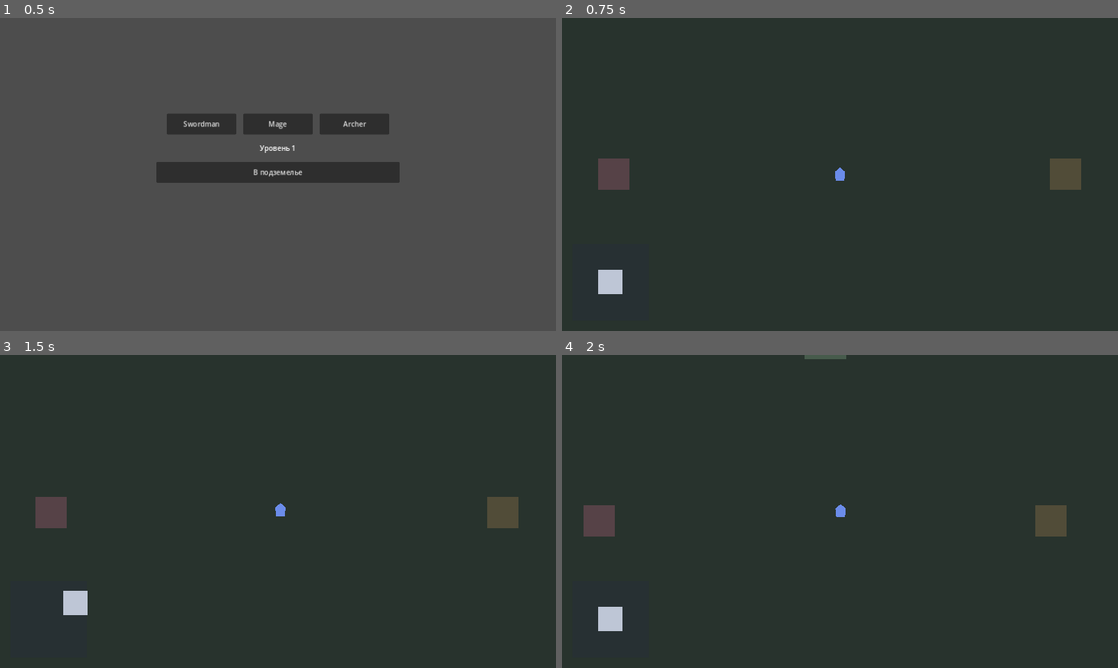
Above: before the commit, frames 1-4 (two rows, left to right).
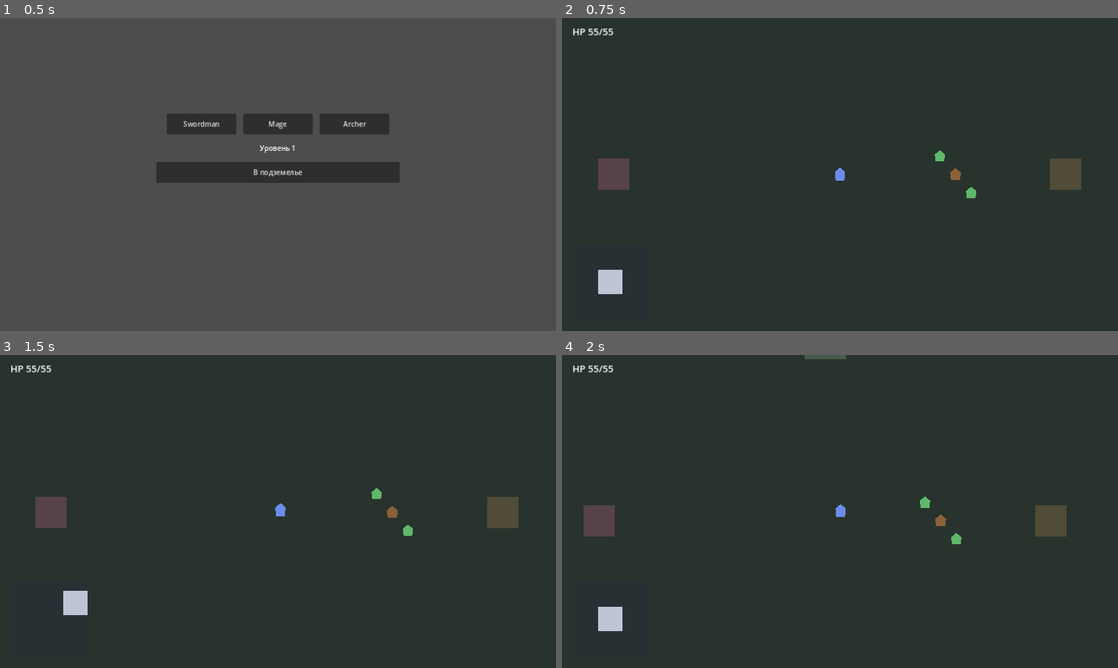
Above: after the commit, the same moments.

Repository: SwaTik91/RagRogue2.5
Game: Godot game, scene res://scenes/hub/hub.tscn
Two runs of this game, one before a commit and one after it. Both use one fixed random seed, a clock stepped at 60 frames per second and the inputs below.
Inputs (mouse positions are in pixels of both pictures, inside the frame that each line leads up to):
- Up to frame 1 (0.5 s): no input
- Up to frame 2 (0.75 s): click "В подземелье" at 0.5 s
- Up to frame 3 (1.5 s): tap Enter at 1.25 s; drag from (50, 617) to (333, 442) at 1.27 s
- Up to frame 4 (2 s): no input

Frame 1 is identical in both runs. In frame 2, 0.3% of the frame differs, in the area x 2-75%, y 3-58%; in frame 3, 0.3%; in frame 4, 0.3%, in the area x 2-72%, y 3-61%.

Commit message:
feat: dungeon auto-combat and defeat flow
Co-authored-by: SwaTik91 <SwaTik91@users.noreply.github.com>

Diff:
--- /dev/null
+++ b/data/monsters.json
@@ -0,0 +1,5 @@
+[
+  {"id": "cave_slime", "name": "Cave Slime", "tier": 1, "hp": 20, "atk": 3, "def": 0},
+  {"id": "stone_beetle", "name": "Stone Beetle", "tier": 2, "hp": 35, "atk": 5, "def": 2},
+  {"id": "act_boss", "name": "Vault Warden", "tier": 5, "hp": 120, "atk": 8, "def": 3}
+]
--- a/scenes/dungeon/dungeon.tscn
+++ b/scenes/dungeon/dungeon.tscn
@@ -1,7 +1,9 @@
-[gd_scene load_steps=5 format=3]
+[gd_scene load_steps=7 format=3]
 
+[ext_resource type="Script" path="res://scripts/dungeon/dungeon_controller.gd" id="1_dc"]
 [ext_resource type="PackedScene" path="res://scenes/dungeon/player.tscn" id="1_player"]
 [ext_resource type="PackedScene" path="res://scenes/ui/virtual_stick.tscn" id="2_stick"]
+[ext_resource type="Script" path="res://scripts/dungeon/combat_director.gd" id="3_cd"]
 
 [sub_resource type="RectangleShape2D" id="WallH"]
 size = Vector2(4080, 80)
@@ -10,6 +12,7 @@
 size = Vector2(80, 2640)
 
 [node name="Dungeon" type="Node2D"]
+script = ExtResource("1_dc")
 
 [node name="Floor" type="Polygon2D" parent="."]
 color = Color(0.16, 0.2, 0.18, 1)
@@ -53,8 +56,32 @@
 position = Vector2(2000, 0)
 shape = SubResource("WallV")
 
+[node name="Enemies" type="Node2D" parent="."]
+
 [node name="Player" parent="." instance=ExtResource("1_player")]
+
+[node name="CombatDirector" type="Node" parent="."]
+script = ExtResource("3_cd")
 
 [node name="HUD" type="CanvasLayer" parent="."]
 
+[node name="HpLabel" type="Label" parent="HUD"]
+offset_left = 24.0
+offset_top = 16.0
+offset_right = 280.0
+offset_bottom = 48.0
+theme_override_font_sizes/font_size = 22
+text = "HP --/--"
+
+[node name="BannerLabel" type="Label" parent="HUD"]
+anchors_preset = 5
+anchor_left = 0.5
+anchor_right = 0.5
+offset_left = -220.0
+offset_top = 16.0
+offset_right = 220.0
+offset_bottom = 52.0
+theme_override_font_sizes/font_size = 24
+horizontal_alignment = 1
+
 [node name="VirtualStick" parent="HUD" instance=ExtResource("2_stick")]
--- /dev/null
+++ b/scenes/dungeon/enemy.tscn
@@ -0,0 +1,17 @@
+[gd_scene load_steps=3 format=3]
+
+[ext_resource type="Script" path="res://scripts/dungeon/enemy_actor.gd" id="1_enemy"]
+
+[sub_resource type="CircleShape2D" id="CircleShape2D_body"]
+radius = 14.0
+
+[node name="Enemy" type="CharacterBody2D"]
+motion_mode = 1
+script = ExtResource("1_enemy")
+
+[node name="CollisionShape2D" type="CollisionShape2D" parent="."]
+shape = SubResource("CircleShape2D_body")
+
+[node name="Body" type="Polygon2D" parent="."]
+color = Color(0.38, 0.72, 0.42, 1)
+polygon = PackedVector2Array(0, -14, 12, -4, 10, 12, -10, 12, -12, -4)
--- a/scenes/hub/hub.tscn
+++ b/scenes/hub/hub.tscn
@@ -60,3 +60,20 @@
 custom_minimum_size = Vector2(0, 48)
 layout_mode = 2
 text = "В подземелье"
+
+[node name="ToastLabel" type="Label" parent="."]
+unique_name_in_owner = true
+visible = false
+layout_mode = 1
+anchors_preset = 5
+anchor_left = 0.5
+anchor_right = 0.5
+offset_left = -200.0
+offset_top = 28.0
+offset_right = 200.0
+offset_bottom = 64.0
+grow_horizontal = 2
+theme_override_colors/font_color = Color(0.92, 0.32, 0.32, 1)
+theme_override_font_sizes/font_size = 28
+text = "Поражение"
+horizontal_alignment = 1
--- a/scripts/app/game_session.gd
+++ b/scripts/app/game_session.gd
@@ -7,6 +7,7 @@
 var active_class: int = ClassId.Value.SWORDMAN
 var run: RunState = RunState.new()
 var save_path: String = DEFAULT_SAVE_PATH
+var pending_toast: String = ""
 
 var _heroes: Array = []
 
@@ -43,3 +44,9 @@
 	var rng := RandomNumberGenerator.new()
 	rng.randomize()
 	run.start_act(rng)
+
+
+func apply_defeat() -> void:
+	RewardResolver.apply_death(active_hero(), run)
+	pending_toast = "Поражение"
+	persist()
--- a/scripts/domain/floor_gen.gd
+++ b/scripts/domain/floor_gen.gd
@@ -8,14 +8,23 @@
 	var rooms: Array = []
 	var combat_count := 2 + rng.randi_range(1, 2)
 	for _i in combat_count:
-		rooms.append(_room(RoomType.Value.COMBAT, ["mob_a"]))
+		rooms.append(_room(RoomType.Value.COMBAT, _combat_ids(floor_index, rng)))
 	if rng.randf() < 0.5:
 		rooms.append(_room(RoomType.Value.EVENT, []))
 	rooms.append(_room(RoomType.Value.LOOT, []))
 	_shuffle(rooms, rng)
 	if floor_index == ACT_FLOOR_COUNT - 1:
-		rooms.append(_room(RoomType.Value.BOSS, ["boss_act1"]))
+		rooms.append(_room(RoomType.Value.BOSS, ["act_boss"]))
 	return rooms
+
+
+static func _combat_ids(floor_index: int, rng: RandomNumberGenerator) -> Array:
+	var pack: Array = ["cave_slime"]
+	if floor_index >= 1 or rng.randf() < 0.5:
+		pack.append("stone_beetle")
+	if floor_index >= 2 or rng.randf() < 0.4:
+		pack.append("cave_slime")
+	return pack
 
 
 static func _room(type: int, monster_ids: Array) -> Dictionary:
--- /dev/null
+++ b/scripts/dungeon/combat_director.gd
@@ -0,0 +1,287 @@
+extends Node
+
+const AGGRO_RADIUS := 180.0
+const MELEE_RANGE := 90.0
+const RANGED_RANGE := 160.0
+const AOE_RADIUS := 160.0
+const BASIC_CD_KEY := "_basic"
+const BASIC_CD := 1.0
+const ENEMY_ATTACK_RANGE := 90.0
+const ENEMY_BASIC_CD := 1.0
+
+var player: Node = null
+var enemies: Array = []
+var combat_paused: bool = false
+var defeated: bool = false
+var room_cleared: bool = false
+
+
+func attack_range_for_class(class_id: int) -> float:
+	if class_id == ClassId.Value.SWORDMAN:
+		return MELEE_RANGE
+	return RANGED_RANGE
+
+
+func to_combatant(pos: Vector2, hp: float) -> Dictionary:
+	return {"pos": pos, "hp": hp}
+
+
+func tick_cds(cds: Dictionary, delta: float) -> void:
+	for key in cds.keys():
+		cds[key] = maxf(0.0, float(cds[key]) - delta)
+
+
+func player_act(player_state: Dictionary, foes: Array, skills: Array, cds: Dictionary) -> Dictionary:
+	var empty := {"applied": false, "skill_id": "", "target_index": -1, "damage": 0}
+	var idx: int = AutoCombat.pick_target(player_state.pos, foes)
+	if idx < 0:
+		return empty
+	var target: Dictionary = foes[idx]
+	var dist: float = player_state.pos.distance_to(target.pos)
+	if dist > AGGRO_RADIUS:
+		return empty
+	var in_aoe := _count_in_range(player_state.pos, foes, AOE_RADIUS)
+	var skill_id := AutoCombat.pick_skill(
+		skills,
+		cds,
+		float(player_state.hp),
+		float(player_state.hp_max),
+		in_aoe
+	)
+	var skill := _find_skill(skills, skill_id)
+	if skill != null and skill.kind == "heal":
+		var heal := maxi(1, skill.power)
+		player_state.hp = minf(float(player_state.hp_max), float(player_state.hp) + float(heal))
+		cds[skill.id] = skill.cooldown
+		return {"applied": true, "skill_id": skill.id, "target_index": -1, "damage": -heal}
+	var reach := attack_range_for_class(int(player_state.get("class_id", 0)))
+	if dist > reach:
+		return empty
+	if skill != null and skill.kind == "aoe":
+		var dealt := 0
+		for foe in foes:
+			if float(foe.get("hp", 0)) <= 0.0:
+				continue
+			if player_state.pos.distance_to(foe.pos) > AOE_RADIUS:
+				continue
+			var aoe_dmg := AutoCombat.skill_damage(skill.power, int(player_state.atk), int(foe.get("def", 0)))
+			foe.hp = maxf(0.0, float(foe.hp) - float(aoe_dmg))
+			dealt = aoe_dmg
+		cds[skill.id] = skill.cooldown
+		return {"applied": true, "skill_id": skill.id, "target_index": idx, "damage": dealt}
+	if skill != null:
+		var skill_dmg := AutoCombat.skill_damage(skill.power, int(player_state.atk), int(target.get("def", 0)))
+		target.hp = maxf(0.0, float(target.hp) - float(skill_dmg))
+		cds[skill.id] = skill.cooldown
+		return {"applied": true, "skill_id": skill.id, "target_index": idx, "damage": skill_dmg}
+	if float(cds.get(BASIC_CD_KEY, 0.0)) > 0.0:
+		return empty
+	var basic_dmg := AutoCombat.basic_damage(int(player_state.atk), int(target.get("def", 0)))
+	target.hp = maxf(0.0, float(target.hp) - float(basic_dmg))
+	cds[BASIC_CD_KEY] = BASIC_CD
+	return {"applied": true, "skill_id": "", "target_index": idx, "damage": basic_dmg}
+
+
+func enemy_act(enemy: Dictionary, player_state: Dictionary, cds: Dictionary) -> Dictionary:
+	var empty := {"applied": false, "damage": 0}
+	if float(enemy.get("hp", 0.0)) <= 0.0:
+		return empty
+	var dist: float = enemy.pos.distance_to(player_state.pos)
+	if dist > AGGRO_RADIUS or dist > ENEMY_ATTACK_RANGE:
+		return empty
+	if float(cds.get(BASIC_CD_KEY, 0.0)) > 0.0:
+		return empty
+	var dmg := AutoCombat.basic_damage(int(enemy.get("atk", 1)), int(player_state.get("def", 0)))
+	player_state.hp = maxf(0.0, float(player_state.hp) - float(dmg))
+	cds[BASIC_CD_KEY] = ENEMY_BASIC_CD
+	return {"applied": true, "damage": dmg}
+
+
+func simulate_tick(
+	player_state: Dictionary,
+	foes: Array,
+	skills: Array,
+	player_cds: Dictionary,
+	enemy_cds: Array,
+	delta: float
+) -> Dictionary:
+	tick_cds(player_cds, delta)
+	for i in enemy_cds.size():
+		tick_cds(enemy_cds[i], delta)
+	player_act(player_state, foes, skills, player_cds)
+	for i in foes.size():
+		var ecds: Dictionary = enemy_cds[i] if i < enemy_cds.size() else {}
+		enemy_act(foes[i], player_state, ecds)
+	var any_alive := false
+	for foe in foes:
+		if float(foe.get("hp", 0.0)) > 0.0:
+			any_alive = true
+			break
+	var is_defeated := float(player_state.get("hp", 0.0)) <= 0.0
+	return {
+		"player_hp": player_state.hp,
+		"defeated": is_defeated,
+		"room_cleared": (not any_alive) and foes.size() > 0 and not is_defeated
+	}
+
+
+func _physics_process(delta: float) -> void:
+	if combat_paused or defeated:
+		return
+	if player == null or not is_instance_valid(player):
+		return
+	var player_state := _read_player()
+	var foes := _read_enemies()
+	var enemy_cds := _read_enemy_cds()
+	var skills: Array = player.skills if "skills" in player else []
+	var player_cds: Dictionary = player.cds if "cds" in player else {}
+	var result := simulate_tick(player_state, foes, skills, player_cds, enemy_cds, delta)
+	_write_player(player_state)
+	_write_enemies(foes)
+	if "cds" in player:
+		player.cds = player_cds
+	_write_enemy_cds(enemy_cds)
+	_chase_aggro_enemies()
+	if result.defeated:
+		defeated = true
+		_handle_defeat()
+	elif result.room_cleared:
+		combat_paused = true
+		room_cleared = true
+		_handle_room_clear()
+
+
+func _read_player() -> Dictionary:
+	var pos: Vector2 = player.global_position if player.is_inside_tree() else player.position
+	return {
+		"pos": pos,
+		"hp": float(player.hp),
+		"hp_max": float(player.hp_max),
+		"atk": int(player.atk),
+		"def": int(player.defense),
+		"class_id": int(player.class_id)
+	}
+
+
+func _read_enemies() -> Array:
+	var out: Array = []
+	for node in enemies:
+		if node == null or not is_instance_valid(node):
+			continue
+		var pos: Vector2 = node.global_position if node.is_inside_tree() else node.position
+		out.append({
+			"pos": pos,
+			"hp": float(node.hp),
+			"atk": int(node.atk),
+			"def": int(node.defense),
+			"node": node
+		})
+	return out
+
+
+func _read_enemy_cds() -> Array:
+	var out: Array = []
+	for node in enemies:
+		if node == null or not is_instance_valid(node):
+			out.append({})
+			continue
+		out.append(node.cds if "cds" in node else {})
+	return out
+
+
+func _write_player(player_state: Dictionary) -> void:
+	var before := float(player.hp)
+	player.hp = float(player_state.hp)
+	if player.hp < before:
+		_spawn_float(player.position, "-%d" % int(before - player.hp), Color(1, 0.45, 0.4))
+
+
+func _write_enemies(foes: Array) -> void:
+	for foe in foes:
+		var node = foe.get("node")
+		if node == null or not is_instance_valid(node):
+			continue
+		var before := float(node.hp)
+		node.hp = float(foe.hp)
+		if node.hp < before:
+			_spawn_float(node.position, "-%d" % int(before - node.hp), Color(1, 0.86, 0.35))
+		if node.has_method("refresh_alive"):
+			node.refresh_alive()
+
+
+func _write_enemy_cds(enemy_cds: Array) -> void:
+	for i in enemies.size():
+		var node = enemies[i]
+		if node == null or not is_instance_valid(node) or i >= enemy_cds.size():
+			continue
+		node.cds = enemy_cds[i]
+
+
+func _chase_aggro_enemies() -> void:
+	if player == null or not is_instance_valid(player):
+		return
+	var player_pos: Vector2 = player.global_position if player.is_inside_tree() else player.position
+	for node in enemies:
+		if node == null or not is_instance_valid(node):
+			continue
+		if float(node.hp) <= 0.0:
+			if node is CharacterBody2D:
+				node.velocity = Vector2.ZERO
+			continue
+		var pos: Vector2 = node.global_position if node.is_inside_tree() else node.position
+		var dist := pos.distance_to(player_pos)
+		if node is CharacterBody2D and dist <= AGGRO_RADIUS and dist > ENEMY_ATTACK_RANGE:
+			var dir := (player_pos - pos).normalized()
+			node.velocity = dir * float(node.move_speed)
+			node.move_and_slide()
+		elif node is CharacterBody2D:
+			node.velocity = Vector2.ZERO
+
+
+func _spawn_float(world_pos: Vector2, text: String, color: Color) -> void:
+	var parent := get_parent()
+	if parent == null:
+		return
+	var label := Label.new()
+	label.text = text
+	label.modulate = color
+	label.position = world_pos + Vector2(-12, -28)
+	parent.add_child(label)
+	var tween := parent.create_tween()
+	tween.tween_property(label, "position", label.position + Vector2(0, -36), 0.55)
+	tween.parallel().tween_property(label, "modulate:a", 0.0, 0.55)
+	tween.tween_callback(label.queue_free)
+
+
+func _handle_defeat() -> void:
+	var session := get_node_or_null("/root/GameSession")
+	if session != null and session.has_method("apply_defeat"):
+		session.apply_defeat()
+	var tree := get_tree()
+	if tree != null:
+		tree.change_scene_to_file("res://scenes/hub/hub.tscn")
+
+
+func _handle_room_clear() -> void:
+	var parent := get_parent()
+	if parent != null and parent.has_method("on_combat_room_cleared"):
+		parent.on_combat_room_cleared()
+
+
+func _count_in_range(origin: Vector2, foes: Array, radius: float) -> int:
+	var count := 0
+	for foe in foes:
+		if float(foe.get("hp", 0.0)) <= 0.0:
+			continue
+		if origin.distance_to(foe.pos) <= radius:
+			count += 1
+	return count
+
+
+func _find_skill(skills: Array, skill_id: String) -> SkillDef:
+	if skill_id == "":
+		return null
+	for item in skills:
+		if item is SkillDef and item.id == skill_id:
+			return item
+	return null
--- /dev/null
+++ b/scripts/dungeon/dungeon_controller.gd
@@ -0,0 +1,139 @@
+extends Node2D
+
+var _director: Node = null
+var _player: Node = null
+var _enemies_root: Node2D = null
+var _monster_table: Dictionary = {}
+var _hp_label: Label = null
+var _banner: Label = null
+
+
+func _ready() -> void:
+	_monster_table = _load_monster_table()
+	_player = get_node_or_null("Player")
+	_director = get_node_or_null("CombatDirector")
+	_enemies_root = get_node_or_null("Enemies") as Node2D
+	if _enemies_root == null:
+		_enemies_root = Node2D.new()
+		_enemies_root.name = "Enemies"
+		add_child(_enemies_root)
+	_hp_label = get_node_or_null("HUD/HpLabel") as Label
+	_banner = get_node_or_null("HUD/BannerLabel") as Label
+	spawn_current_room()
+
+
+func _process(_delta: float) -> void:
+	_refresh_hp_label()
+
+
+func spawn_plan(monster_ids: Array) -> Array:
+	if _monster_table.is_empty():
+		_monster_table = _load_monster_table()
+	var plan: Array = []
+	for raw_id in monster_ids:
+		var mid := str(raw_id)
+		if _monster_table.has(mid):
+			plan.append(_monster_table[mid].duplicate(true))
+	return plan
+
+
+func current_room_monster_ids(run: RunState) -> Array:
+	if run == null or run.room_index < 0 or run.room_index >= run.rooms.size():
+		return []
+	var room = run.rooms[run.room_index]
+	if room is Dictionary:
+		return room.get("monster_ids", [])
+	return []
+
+
+func spawn_current_room() -> void:
+	var session := get_node_or_null("/root/GameSession")
+	if session == null or not ("run" in session):
+		return
+	_clear_enemies()
+	var plan := spawn_plan(current_room_monster_ids(session.run))
+	for i in plan.size():
+		var enemy := _make_enemy(plan[i], i, plan.size())
+		_enemies_root.add_child(enemy)
+	_bind_director()
+	if _banner != null and not plan.is_empty():
+		_banner.text = ""
+
+
+func on_combat_room_cleared() -> void:
+	if _banner != null:
+		_banner.text = "Комната зачищена"
+	var session := get_node_or_null("/root/GameSession")
+	if session == null or not ("run" in session):
+		return
+	# Task 9 will insert the upgrade pick before advancing.
+	session.run.on_room_cleared()
+	if session.run.floor_index >= FloorGen.ACT_FLOOR_COUNT:
+		return
+	var timer := get_tree().create_timer(0.9)
+	timer.timeout.connect(spawn_current_room, CONNECT_ONE_SHOT)
+
+
+func spawn_plan_positions(count: int) -> Array:
+	var out: Array = []
+	for i in count:
+		out.append(_pack_position(i, count))
+	return out
+
+
+func _make_enemy(def: Dictionary, index: int, count: int) -> Node:
+	var packed: PackedScene = load("res://scenes/dungeon/enemy.tscn")
+	var enemy: Node
+	if packed != null:
+		enemy = packed.instantiate()
+	else:
+		enemy = load("res://scripts/dungeon/enemy_actor.gd").new()
+	if enemy.has_method("bind_monster"):
+		enemy.bind_monster(def)
+	enemy.position = _pack_position(index, count)
+	return enemy
+
+
+func _pack_position(index: int, count: int) -> Vector2:
+	var col := index % 3
+	var row := int(index / 3)
+	var centered := float(col) - minf(1.0, float(count - 1) * 0.5)
+	return Vector2(230.0 + float(col) * 36.0, centered * 42.0 + float(row) * 46.0)
+
+
+func _bind_director() -> void:
+	if _director == null:
+		return
+	_director.player = _player
+	_director.enemies = _enemies_root.get_children()
+	_director.combat_paused = false
+	_director.defeated = false
+	_director.room_cleared = false
+
+
+func _clear_enemies() -> void:
+	if _enemies_root == null:
+		return
+	for child in _enemies_root.get_children():
+		_enemies_root.remove_child(child)
+		child.free()
+
+
+func _refresh_hp_label() -> void:
+	if _hp_label == null or _player == null or not is_instance_valid(_player):
+		return
+	_hp_label.text = "HP %d/%d" % [maxi(0, int(_player.hp)), int(_player.hp_max)]
+
+
+func _load_monster_table() -> Dictionary:
+	var table := {}
+	var file := FileAccess.open("res://data/monsters.json", FileAccess.READ)
+	if file == null:
+		return table
+	var parsed = JSON.parse_string(file.get_as_text())
+	if not (parsed is Array):
+		return table
+	for item in parsed:
+		if item is Dictionary and item.has("id"):
+			table[str(item["id"])] = item
+	return table
--- /dev/null
+++ b/scripts/dungeon/enemy_actor.gd
@@ -0,0 +1,53 @@
+extends CharacterBody2D
+
+var monster_id: String = ""
+var display_name: String = ""
+var hp: float = 1.0
+var hp_max: float = 1.0
+var atk: int = 1
+var defense: int = 0
+var tier: int = 1
+var move_speed: float = 80.0
+var cds: Dictionary = {}
+
+
+func bind_monster(def: Dictionary) -> void:
+	monster_id = str(def.get("id", ""))
+	display_name = str(def.get("name", monster_id))
+	hp_max = float(def.get("hp", 1))
+	hp = hp_max
+	atk = int(def.get("atk", 1))
+	defense = int(def.get("def", 0))
+	tier = int(def.get("tier", 1))
+	cds.clear()
+	_apply_look()
+	refresh_alive()
+
+
+func to_combatant() -> Dictionary:
+	var pos := global_position if is_inside_tree() else position
+	return {"pos": pos, "hp": hp}
+
+
+func refresh_alive() -> void:
+	var alive := hp > 0.0
+	visible = alive
+	var shape := get_node_or_null("CollisionShape2D") as CollisionShape2D
+	if shape != null:
+		shape.disabled = not alive
+
+
+func _apply_look() -> void:
+	var body := get_node_or_null("Body") as Polygon2D
+	if body == null:
+		return
+	match monster_id:
+		"stone_beetle":
+			body.color = Color(0.55, 0.38, 0.22, 1)
+			scale = Vector2(1.05, 1.05)
+		"act_boss":
+			body.color = Color(0.55, 0.22, 0.62, 1)
+			scale = Vector2(1.7, 1.7)
+		_:
+			body.color = Color(0.38, 0.72, 0.42, 1)
+			scale = Vector2.ONE
--- a/scripts/dungeon/player_controller.gd
+++ b/scripts/dungeon/player_controller.gd
@@ -3,6 +3,13 @@
 const EDITOR_FEATURE := "editor"
 
 var move_speed: float = CombatStats.MOVE_SPEED
+var hp: float = 1.0
+var hp_max: float = 1.0
+var atk: int = 1
+var defense: int = 1
+var class_id: int = ClassId.Value.SWORDMAN
+var skills: Array = []
+var cds: Dictionary = {}
 var _move_vector: Vector2 = Vector2.ZERO
 var _stick: Node = null
 
@@ -18,6 +25,18 @@
 		return
 	var stats := CombatStats.from_hero(hero)
 	move_speed = float(stats.move_speed)
+	atk = int(stats.atk)
+	defense = int(stats.def)
+	hp_max = float(stats.hp_max)
+	hp = hp_max
+	class_id = hero.class_id
+	skills = _load_class_skills(hero)
+	cds.clear()
+
+
+func to_combatant() -> Dictionary:
+	var pos := global_position if is_inside_tree() else position
+	return {"pos": pos, "hp": hp}
 
 
 func set_move_vector(v: Vector2) -> void:
@@ -92,6 +111,29 @@
 		bind_hero(hero)
 
 
+func _load_class_skills(hero: Hero) -> Array:
+	var loaded: Array = []
+	var file := FileAccess.open("res://data/skills.json", FileAccess.READ)
+	if file == null:
+		return loaded
+	var parsed = JSON.parse_string(file.get_as_text())
+	if not (parsed is Array):
+		return loaded
+	var allowed: Dictionary = {}
+	for sid in hero.skill_ids:
+		allowed[str(sid)] = true
+	for item in parsed:
+		if not (item is Dictionary):
+			continue
+		if int(item.get("class_id", -1)) != hero.class_id:
+			continue
+		var sid := str(item.get("id", ""))
+		if not allowed.is_empty() and not allowed.has(sid):
+			continue
+		loaded.append(SkillDef.from_dict(item))
+	return loaded
+
+
 func _make_camera_current() -> void:
 	var cam := get_node_or_null("Camera2D") as Camera2D
 	if cam == null:
--- a/scripts/ui/hub_controller.gd
+++ b/scripts/ui/hub_controller.gd
@@ -5,6 +5,7 @@
 @onready var mage_button: Button = %MageButton
 @onready var archer_button: Button = %ArcherButton
 @onready var enter_button: Button = %EnterButton
+@onready var toast_label: Label = get_node_or_null("%ToastLabel") as Label
 
 
 func _ready() -> void:
@@ -13,23 +14,62 @@
 	archer_button.pressed.connect(func() -> void: select_class(ClassId.Value.ARCHER))
 	enter_button.pressed.connect(enter_dungeon)
 	_refresh_level()
+	_show_toast(consume_pending_toast())
 
 
 func select_class(class_id: int) -> void:
-	GameSession.active_class = class_id
-	GameSession.persist()
+	var session := _game_session()
+	if session == null:
+		return
+	session.active_class = class_id
+	session.persist()
 	_refresh_level()
 
 
 func enter_dungeon() -> void:
-	GameSession.start_run()
+	var session := _game_session()
+	if session != null:
+		session.start_run()
 	var tree := get_tree()
 	if tree != null:
 		tree.change_scene_to_file("res://scenes/dungeon/dungeon.tscn")
 
 
+func consume_pending_toast(message: String = "") -> String:
+	if message != "":
+		return message
+	var session := _game_session()
+	if session == null:
+		return ""
+	var text := str(session.pending_toast)
+	session.pending_toast = ""
+	return text
+
+
+func _show_toast(text: String) -> void:
+	if toast_label == null:
+		toast_label = get_node_or_null("%ToastLabel") as Label
+	if toast_label == null:
+		return
+	toast_label.text = text
+	toast_label.visible = text != ""
+
+
 func _refresh_level() -> void:
 	if level_label == null:
 		return
-	var hero: Hero = GameSession.active_hero()
+	var session := _game_session()
+	if session == null or not session.has_method("active_hero"):
+		return
+	var hero: Hero = session.active_hero()
 	level_label.text = "Уровень %d" % hero.level
+
+
+func _game_session() -> Node:
+	var tree := get_tree()
+	if tree != null:
+		return tree.root.get_node_or_null("GameSession")
+	var loop := Engine.get_main_loop()
+	if loop is SceneTree:
+		return (loop as SceneTree).root.get_node_or_null("GameSession")
+	return null
